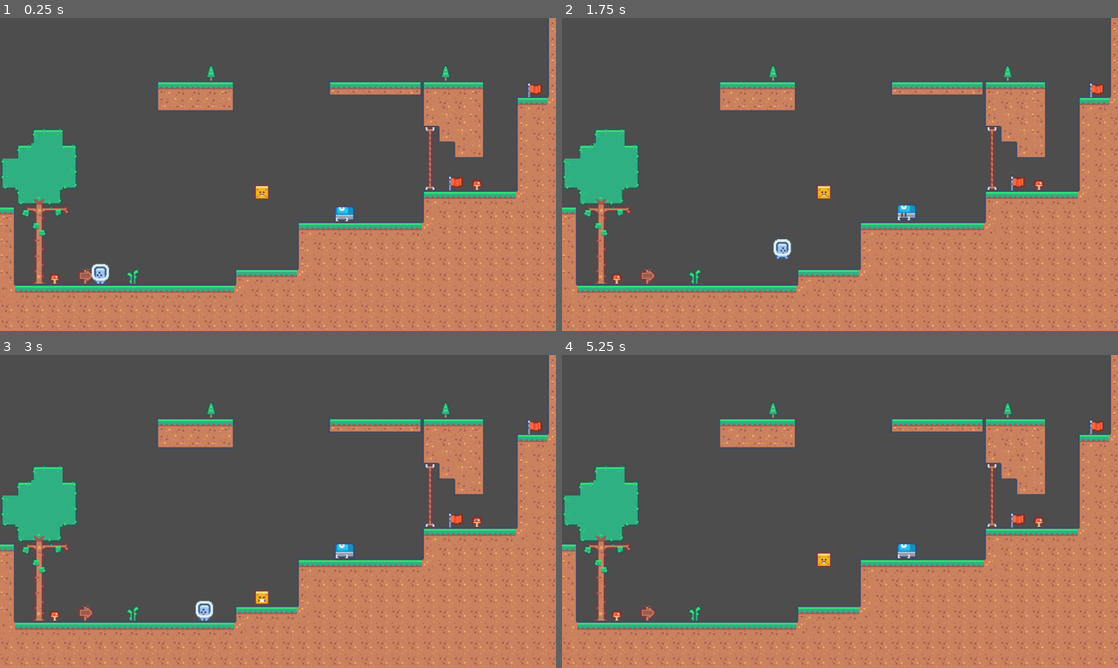
Above: before the commit, frames 1-4 (two rows, left to right).
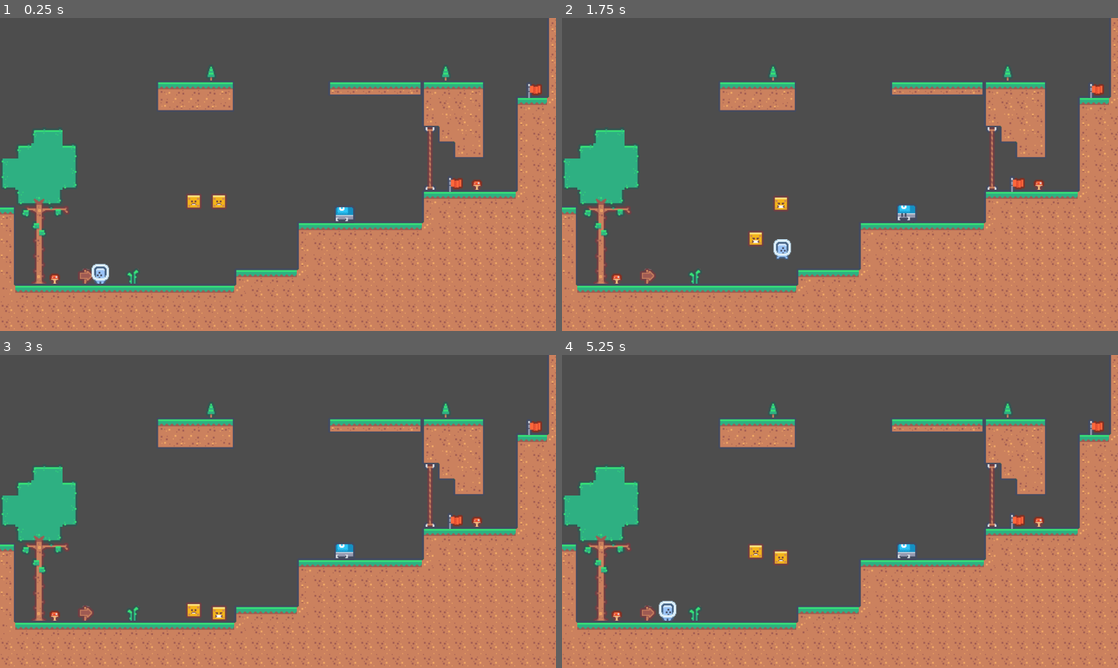
Above: after the commit, the same moments.

Repository: Ranpu123/JumpQuest
Game: Godot game, scene res://Wold0.tscn
Same seed, same stepped clock (60 frames per second), same inputs: the game is played once before the commit and once after it.
Inputs:
- Up to frame 1 (0.25 s): no input
- Up to frame 2 (1.75 s): tap Enter at 0.5 s; hold Right (move_right) from 0.53 s (still down); tap Up (move_jump) at 0.77, 1.52 s
- Up to frame 3 (3 s): release Right (move_right) at 2.03 s; hold Left (move_left) 2.03-2.78 s; hold Right (move_right) from 2.78 s (still down)
- Up to frame 4 (5.25 s): tap Up (move_jump) at 3.02, 3.77, 4.52 s; release Right (move_right) at 4.28 s; hold Left (move_left) 4.28-5.03 s; hold Right (move_right) from 5.03 s (still down)

The runs differ from the first frame. In frame 1, 0.5% of the frame differs, in the area x 33-98%, y 20-62%; in frame 2, 0.5%; in frame 3, 0.6%; in frame 4, 0.6%, in the area x 17-98%, y 20-85%.

Commit message:
Added camera shake

Diff:
--- /dev/null
+++ b/Camera.gd
@@ -0,0 +1,24 @@
+extends Camera2D
+
+const RANDOM_SHAKE_STRENGHT = 10.0
+const SHAKE_DECAY_RATE = 20.0
+
+var shake_strength = 0.0
+
+@onready var shake = false
+@onready var rand = RandomNumberGenerator.new()
+
+func _on_collision():
+	shake = true
+	shake_strength = RANDOM_SHAKE_STRENGHT
+
+func _physics_process(delta):
+	if shake:
+		shake_strength = move_toward(shake_strength, 0, SHAKE_DECAY_RATE * delta)
+		offset = _get_offset()
+
+func _get_offset() -> Vector2:
+	return Vector2(
+		rand.randf_range(-shake_strength, shake_strength),
+		rand.randf_range(-shake_strength, shake_strength),
+	)
--- a/Enemy2.gd
+++ b/Enemy2.gd
@@ -5,7 +5,7 @@
 const DOWN_MAX_SPEED = 30.0
 const UP_MAX_SPEED = -1.0
 const UP_SPEED = -1.0
-const DOWN_ACCELERATION = 10.0
+const DOWN_ACCELERATION = 30.0
 
 @onready var startPosition = position
 
@@ -15,7 +15,6 @@
 @onready var aterrissar = $FiniteStateMachine/AterrissarEnemy
 @onready var subir = $FiniteStateMachine/SubirEnemy
 
-
 func _ready():
 	flutuar.player_under.connect(fsm.change_state.bind(cair))
 	cair.hit_ground.connect(fsm.change_state.bind(aterrissar))
--- a/Enemy2/Cair.gd
+++ b/Enemy2/Cair.gd
@@ -18,6 +18,7 @@
 func _exit_state() -> void:
 	set_physics_process(false)
 	down_sound.play()
+	get_tree().call_group("camera", "_on_collision")
 
 func _physics_process(delta):
 	print("SPEED ", actor.velocity)
--- a/Player.gd
+++ b/Player.gd
@@ -91,6 +91,7 @@
 #Ready to Respawn GAMER
 func _on_respawn_timer_timeout():
 	self.position = last_checkpoint
+	$CollisionShape2D.disabled = false
 	_rest_velocity()
 	show()
 	died = false
@@ -100,12 +101,11 @@
 
 func player_die(body):
 	if body.is_in_group("enemy") or body.is_in_group("spikes"):
-		#TODO: Play the damage sound, respawn and change live number.
 		$DeathSound.play()
-
+		velocity = Vector2.ZERO
 		Global.lives -= 1
 		died = true
-		#position = Vector2(9999,9999)
+		$CollisionShape2D.disabled = true
 
 		if Global.lives > 0:
 			$RespawnTimer.start()
--- a/Wold0.tscn
+++ b/Wold0.tscn
@@ -1,10 +1,12 @@
-[gd_scene load_steps=8 format=3 uid="uid://c612n7nnfccnt"]
+[gd_scene load_steps=10 format=3 uid="uid://c612n7nnfccnt"]
 
 [ext_resource type="Texture2D" uid="uid://1lecoeoww5i2" path="res://Assets/Ground/tilemap_packed.png" id="1_nkli1"]
 [ext_resource type="PackedScene" uid="uid://dmg2r7xxap0fw" path="res://Player.tscn" id="2_k6ll2"]
 [ext_resource type="PackedScene" uid="uid://ba4nelkrgqugj" path="res://Mob.tscn" id="3_hco1d"]
 [ext_resource type="PackedScene" uid="uid://dp6d2bjoi57g6" path="res://Checkpoint.tscn" id="4_fujl3"]
 [ext_resource type="PackedScene" uid="uid://cq7noseo3icbg" path="res://Enemy2.tscn" id="5_17fy7"]
+[ext_resource type="PackedScene" uid="uid://b4uomyne6nlwl" path="res://debug_platform.tscn" id="6_o4xo5"]
+[ext_resource type="Script" path="res://Camera.gd" id="7_4h55h"]
 
 [sub_resource type="TileSetAtlasSource" id="TileSetAtlasSource_7lrt2"]
 texture = ExtResource("1_nkli1")
@@ -616,12 +618,12 @@
 layer_1/tile_data = PackedInt32Array()
 
 [node name="Checkpoint" parent="." instance=ExtResource("4_fujl3")]
-position = Vector2(1048, 379)
+position = Vector2(1048, 382)
 scale = Vector2(2, 2)
 priority = -1
 
 [node name="Checkpoint2" parent="." instance=ExtResource("4_fujl3")]
-position = Vector2(1230, 165)
+position = Vector2(1230, 166)
 scale = Vector2(2, 2)
 
 [node name="Mob" parent="." instance=ExtResource("3_hco1d")]
@@ -631,5 +633,17 @@
 position = Vector2(231, 589)
 
 [node name="Enemy2" parent="." instance=ExtResource("5_17fy7")]
-position = Vector2(603, 401)
+position = Vector2(504, 422)
 scale = Vector2(2, 2)
+
+[node name="Debug Platform" parent="." groups=["spikes"] instance=ExtResource("6_o4xo5")]
+position = Vector2(-713, 446)
+scale = Vector2(2.32, 1)
+
+[node name="Camera2D" type="Camera2D" parent="." groups=["camera"]]
+anchor_mode = 0
+script = ExtResource("7_4h55h")
+
+[node name="Enemy3" parent="." instance=ExtResource("5_17fy7")]
+position = Vector2(446, 422)
+scale = Vector2(2, 2)
--- a/debug_platform.tscn
+++ b/debug_platform.tscn
@@ -1,32 +1,15 @@
-[gd_scene load_steps=5 format=3 uid="uid://b4uomyne6nlwl"]
-
-[ext_resource type="PackedScene" uid="uid://dmg2r7xxap0fw" path="res://Player.tscn" id="1_8t7or"]
-[ext_resource type="PackedScene" uid="uid://ba4nelkrgqugj" path="res://Mob.tscn" id="2_0s1k8"]
-[ext_resource type="PackedScene" uid="uid://dp6d2bjoi57g6" path="res://Checkpoint.tscn" id="6_jls85"]
+[gd_scene load_steps=2 format=3 uid="uid://b4uomyne6nlwl"]
 
 [sub_resource type="RectangleShape2D" id="RectangleShape2D_8woj7"]
 size = Vector2(1287, 88)
 
 [node name="Debug Platform" type="Node2D"]
 
-[node name="Ground" type="StaticBody2D" parent="."]
+[node name="Ground" type="StaticBody2D" parent="." groups=["spike"]]
 
 [node name="CollisionShape2D" type="CollisionShape2D" parent="Ground"]
 position = Vector2(644, 645)
 shape = SubResource("RectangleShape2D_8woj7")
 
 [node name="Polygon2D" type="Polygon2D" parent="Ground"]
-polygon = PackedVector2Array(1, 602, 1301, 603, 1294, 769, -134, 762)
-
-[node name="CharacterBody2D" parent="." instance=ExtResource("1_8t7or")]
-position = Vector2(540, 306)
-
-[node name="Mob" parent="." instance=ExtResource("2_0s1k8")]
-
-[node name="Checkpoint" parent="." instance=ExtResource("6_jls85")]
-position = Vector2(746, 584)
-scale = Vector2(2, 2)
-
-[node name="Checkpoint2" parent="." instance=ExtResource("6_jls85")]
-position = Vector2(67, 582)
-scale = Vector2(2, 2)
+polygon = PackedVector2Array(-159, 601, 1475, 589, 1498, 747, -134, 762)
